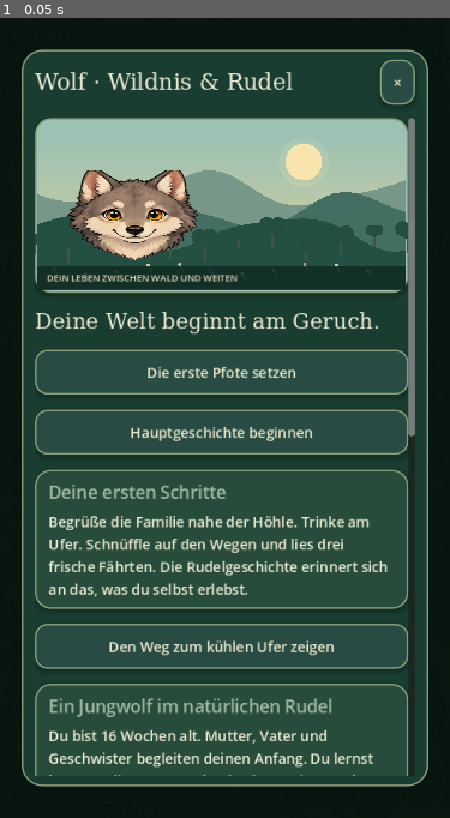
Above: before the commit, frame 1.
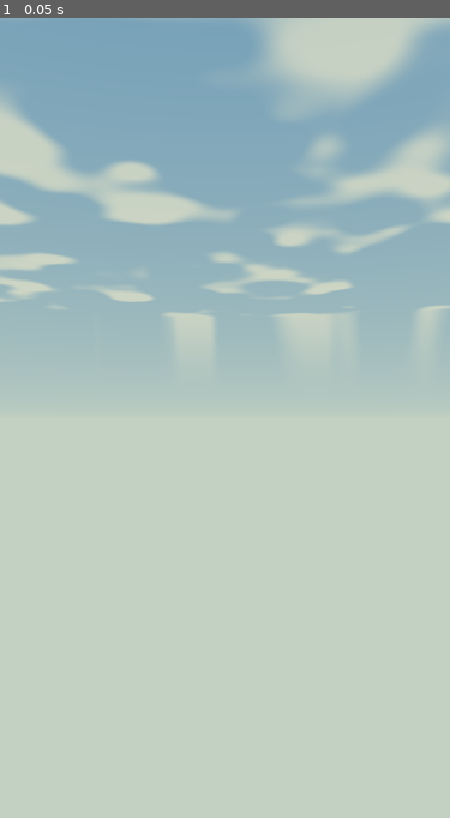
Above: after the commit, the same moment.

Repository: chekento/wolf
Game: Godot game, scene res://main.tscn
Two runs of this game, one before a commit and one after it. Both use one fixed random seed, a clock stepped at 60 frames per second and the inputs below.
Inputs:
- Up to frame 1 (0.05 s): no input

The runs differ from the first frame. In frame 1, 98% of the frame differs, in the area x 0-100%, y 0-100%.
Error after the commit: Parse Error: Cannot infer the type of "spark" variable because the value doesn't have a set type. (res://scripts/map_view.gd:257)

Commit message:
Give each guardian a distinct golden NPC marker, render unique quest finds and show family celebrations

Diff:
--- a/scripts/map_view.gd
+++ b/scripts/map_view.gd
@@ -227,7 +227,7 @@
 	var items: Array[Dictionary]=[]
 	for obj in game.world.objects:
 		if not bounds.has_point(obj.p):continue
-		if obj.kind in ["water","flowers","bridge","food","discovery"]:_draw_object(obj,biome)
+		if obj.kind in ["water","flowers","bridge","food","discovery","guardian_relic"]:_draw_object(obj,biome)
 		else:items.append({"p":obj.p,"object":obj})
 	for t in game.world.tracks:
 		if bounds.has_point(t.p) and (game.scent_time>0 or game.state.found.has(t.id)):
@@ -246,7 +246,16 @@
 		elif item.has("animal"):
 			var a: Dictionary=item.animal
 			_draw_animal(a.p,a.kind,a.get("facing",Vector2.LEFT),false,a.get("young",false),a.get("gait",0.0),a.get("speed",0.0),a.get("mood","lauschen"),a.get("attention",0.0),str(a.get("phase",0.0)))
+			if a.get("guardian",false):_draw_guardian(a)
 		else:_draw_animal(game.state.pos,"wolf",game.state.facing,true,true,game.player_gait,game.player_speed,game.player_mood)
+	if game.pack_celebration_until>game.clock and game.state.region==0:
+		var pulse := 1.0+sin(game.clock*7)*.14 if not game.state.reduced_motion else 1.0
+		for member in game.world.animals:
+			if member.kind=="wolf" and not member.get("guardian",false) and member.p.distance_to(Vector2(1580,2200))<450:
+				draw_arc(member.p+Vector2(0,-54),29*pulse,0,TAU,22,Color("#ffe18a"),2)
+				for i in range(4):
+					var spark := member.p+Vector2(cos(game.clock*2+i*TAU/4),sin(game.clock*2+i*TAU/4))*35+Vector2(0,-58)
+					draw_circle(spark,4,Color("#ffebbb"))
 	for foot in game.state.pawsteps:
 		if bounds.has_point(foot.p):
 			var alpha: float=clampf(1.0-(game.state.elapsed-foot.time)/20.0,0,1)*0.22
@@ -393,11 +402,29 @@
 	draw_circle(pos-d*14+side*4+d*4,2,Color("#2b3834"))
 	draw_line(pos-d*22,pos-d*35,Color("#f7dda8"),2,true)
 
+func _draw_guardian(a: Dictionary) -> void:
+	var pos: Vector2=a.p
+	var zone: int=int(a.guardian_zone)
+	var known: bool=game.state.guardian_met.has(zone)
+	var pulse := 1.0 if game.state.reduced_motion else 1.0+sin(game.clock*2.3+zone)*.08
+	draw_arc(pos+Vector2(0,-13),53*pulse,0,TAU,44,Color("#ffdd82"),3)
+	for i in range(6):
+		var theta := i*TAU/6.0
+		draw_circle(pos+Vector2(cos(theta),sin(theta))*56*pulse+Vector2(0,-13),4,Color("#f8e4a3"))
+	var title_text: String=str(WolfGuardianLore.data(zone).name) if known else "★ Reviertier"
+	draw_string(ThemeDB.fallback_font,pos+Vector2(-85,-115),title_text,HORIZONTAL_ALIGNMENT_CENTER,170,16,Color("#fff2c4"))
+
 func _draw_object(obj: Dictionary,biome: String) -> void:
 	var p: Vector2=obj.p
 	var s: float=obj.scale
 	var snow := biome=="snow"
 	match obj.kind:
+		"guardian_relic":
+			var gleam := 1.0 if game.state.reduced_motion else 1.0+sin(game.clock*3.5)*.16
+			draw_arc(p,33*gleam,0,TAU,32,Color("#fff1a4"),3.5)
+			draw_colored_polygon(PackedVector2Array([p+Vector2(0,-30),p+Vector2(17,0),p+Vector2(0,22),p+Vector2(-17,0)]),Color("#b8e9d0"))
+			draw_circle(p,7,Color("#fffbd1"))
+			draw_string(ThemeDB.fallback_font,p+Vector2(-84,-43),str(obj.title),HORIZONTAL_ALIGNMENT_CENTER,170,15,Color("#ffeed0"))
 		"tree":
 			var sway := 0.0 if game.state.reduced_motion else sin(game.clock*0.7+p.y*0.02)*1.8
 			_sprite(obj.variant,p+Vector2(sway,-65*s),Vector2(165,225)*s,Color("#d3e5e5") if snow else seasonal_color(Color.WHITE,true))
